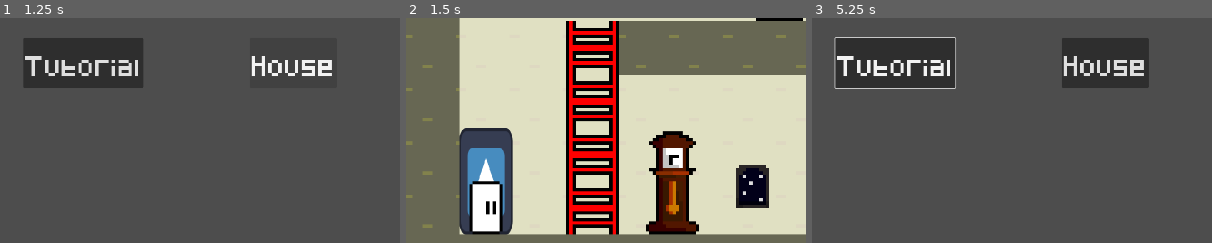
Above: before the commit, frames 1-3 (left to right).
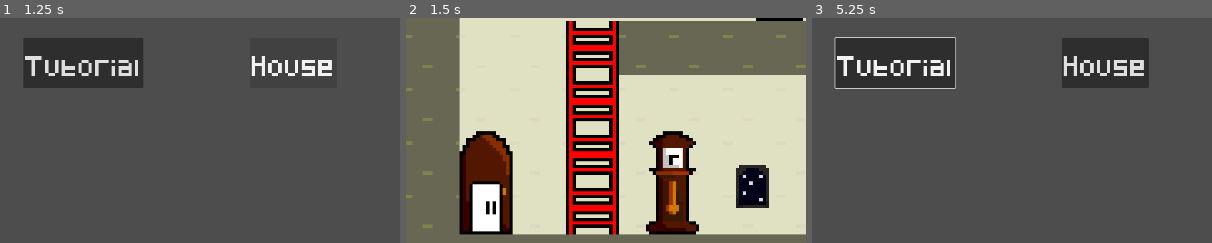
Above: after the commit, the same moments.

Repository: heitortetznerpereira/GGJ2026
Game: Godot game, scene res://main/main.tscn
Same seed, same stepped clock (60 frames per second), same inputs: the game is played once before the commit and once after it. The engine's default icon, where the game draws it, is replaced by a stand-in: a white triangle on a blue panel in a dark square.
Inputs (mouse positions are % of the whole screen's width and height, from its top left):
- Up to frame 1 (1.25 s): click "House" at 0.5 s
- Up to frame 2 (1.5 s): click "Building" at 1.25 s
- Up to frame 3 (5.25 s): tap E at 2 s; move the mouse to (72, 45) at 2.02 s; hold D (move_right) 2.03-2.75 s; click (72, 45) at 2.1 s; tap W (move_up) at 2.27, 4.52 s; click "Factory" at 2.75 s; click "Tutorial" at 3.5 s; move the mouse to (30, 55) at 4.27 s; hold D (move_right) 4.28-5.03 s; click (30, 55) at 4.35 s; move the mouse to (60, 28) at 5.02 s; hold Left (move_left) from 5.03 s (still down); click (60, 28) at 5.1 s
The pictures show only the part of the screen within x 0-50%, y 40-90%; the shares and areas given below are measured in that part.

Frame 1 is identical in both runs. In frame 2, 4.4% of the frame differs, in the area x 13-27%, y 48-97%; in frame 3, nothing differs.

Commit message:
atualizacao

Diff:
--- a/maps/items/door.tscn
+++ b/maps/items/door.tscn
@@ -1,7 +1,7 @@
 [gd_scene format=3 uid="uid://ptcjr3me82k0"]
 
 [ext_resource type="Script" uid="uid://b04nwpgngqfpc" path="res://maps/items/door.gd" id="1_5g6se"]
-[ext_resource type="Texture2D" uid="uid://d3v8eynat77lb" path="res://assets/sprites/icon.svg" id="1_dman4"]
+[ext_resource type="Texture2D" uid="uid://cud42olx1m21m" path="res://porta.png" id="2_5g6se"]
 [ext_resource type="PackedScene" uid="uid://set3xnimmnl3" path="res://util/inter_area.tscn" id="2_ahnnl"]
 
 [sub_resource type="RectangleShape2D" id="RectangleShape2D_ahnnl"]
@@ -13,8 +13,7 @@
 
 [node name="Sprite2D" type="Sprite2D" parent="." unique_id=275029075]
 position = Vector2(0, -16)
-scale = Vector2(0.125, 0.25)
-texture = ExtResource("1_dman4")
+texture = ExtResource("2_5g6se")
 
 [node name="InterArea" parent="." unique_id=1387767846 instance=ExtResource("2_ahnnl")]
 text = "PRESS 'E' TO EXIT"
--- a/maps/tutorial/tutorial.tscn
+++ b/maps/tutorial/tutorial.tscn
@@ -41,6 +41,7 @@
 offset_right = 115.0
 offset_bottom = -95.0
 theme = SubResource("Theme_j35kk")
+theme_override_constants/outline_size = 0
 text = "HELLO AND WELCOME TO THE LIMBO!"
 horizontal_alignment = 1
 autowrap_mode = 3
@@ -51,6 +52,7 @@
 offset_right = 194.0
 offset_bottom = -5.0
 theme_override_colors/font_color = Color(1, 0, 0, 1)
+theme_override_constants/outline_size = 0
 text = "Press \"D\" or \"RIGHT ARROW\" to move to the right
 Press \"A\" or \"LEFT ARROW\" to move to the left "
 autowrap_mode = 3
@@ -61,6 +63,7 @@
 offset_right = 383.0
 offset_bottom = 86.0
 theme_override_colors/font_color = Color(0, 0, 1, 1)
+theme_override_constants/outline_size = 0
 text = "TO ESCAPE THIS PURGATORY YOU MUST GET ALL 3 KEYS OF THE MASKED GHOULS."
 horizontal_alignment = 1
 autowrap_mode = 3
@@ -71,6 +74,7 @@
 offset_right = 590.0
 offset_bottom = -46.0
 theme_override_colors/font_color = Color(1, 0, 0, 1)
+theme_override_constants/outline_size = 0
 text = "PRESS \"W\" OR \"UP ARROW\" TO CLIMB THE LADDER.
 "
 autowrap_mode = 3
@@ -81,6 +85,7 @@
 offset_right = 889.0
 offset_bottom = 96.0
 theme_override_colors/font_color = Color(0, 0, 1, 1)
+theme_override_constants/outline_size = 0
 text = "IN ORDER TO OBTAIN SAID KEYS, YOU WILL NEED TO PROVE YOURSELF WORTHY TO THE SPIRITS."
 horizontal_alignment = 1
 autowrap_mode = 3
@@ -91,6 +96,7 @@
 offset_right = 1128.0
 offset_bottom = -31.0
 theme_override_colors/font_color = Color(1, 0, 0, 1)
+theme_override_constants/outline_size = 0
 text = "FOR EACH LEVEL, YOU WILL NEED TO OBTAIN IT'S KEY AND COMPLETE A CHALLENGE ACCORDING TO THE MASKED GHOUL CHOSEN. (A GHOUL CANNOT BE CHOSEN MORE THAN ONCE)"
 autowrap_mode = 3
 
@@ -100,6 +106,7 @@
 offset_right = 1230.0
 offset_bottom = 96.0
 theme_override_colors/font_color = Color(0, 0, 1, 1)
+theme_override_constants/outline_size = 0
 text = "HE RED MASKED ONE APPRECIATES BRAVERY"
 horizontal_alignment = 1
 autowrap_mode = 3
@@ -110,6 +117,7 @@
 offset_right = 1366.0
 offset_bottom = 96.0
 theme_override_colors/font_color = Color(0, 0, 1, 1)
+theme_override_constants/outline_size = 0
 text = "THE YELLOW MASKED ONE LOVES ATTENTION TO DETAIL."
 horizontal_alignment = 1
 autowrap_mode = 3
@@ -120,6 +128,7 @@
 offset_right = 1481.0
 offset_bottom = 96.0
 theme_override_colors/font_color = Color(0, 0, 1, 1)
+theme_override_constants/outline_size = 0
 text = "THE BLUE MASKED ONE ADMIRES FAST REACTIONS "
 horizontal_alignment = 1
 autowrap_mode = 3
@@ -130,6 +139,7 @@
 offset_right = 1669.0
 offset_bottom = 56.0
 theme_override_colors/font_color = Color(0, 0, 1, 1)
+theme_override_constants/outline_size = 0
 text = "BEHIND THE DOOR A TOUGH CHALLENGE AWAITS..."
 horizontal_alignment = 1
 autowrap_mode = 3
Not shown, added: porta.png.import
